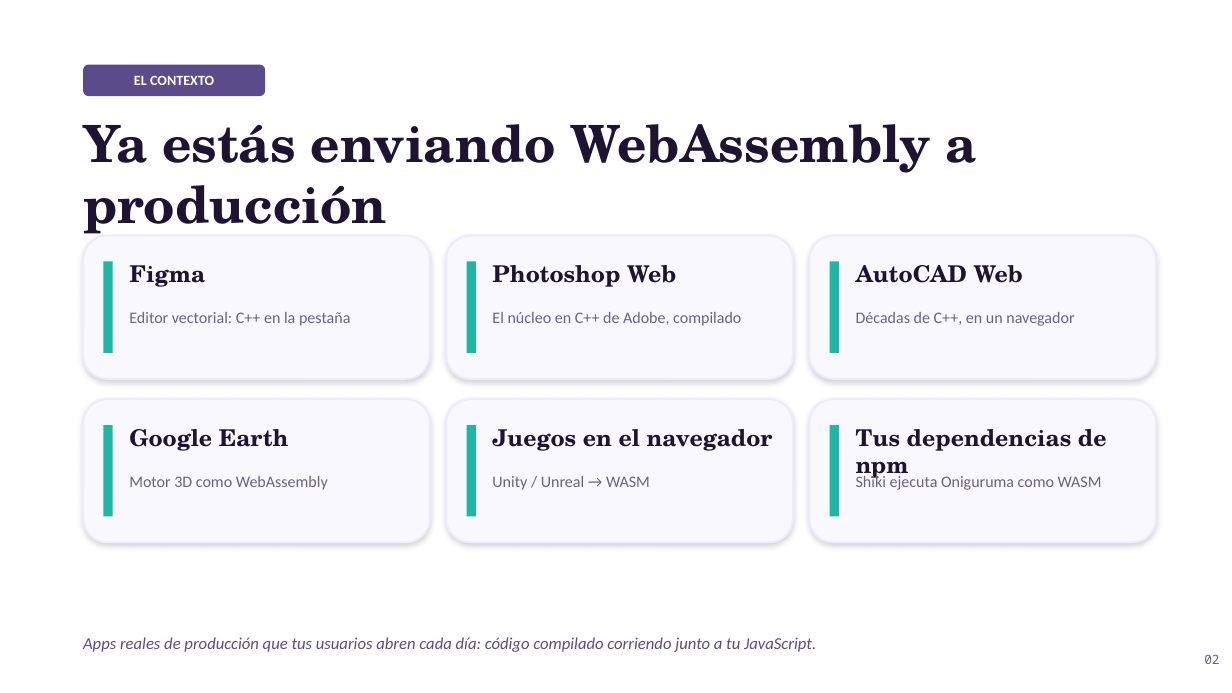
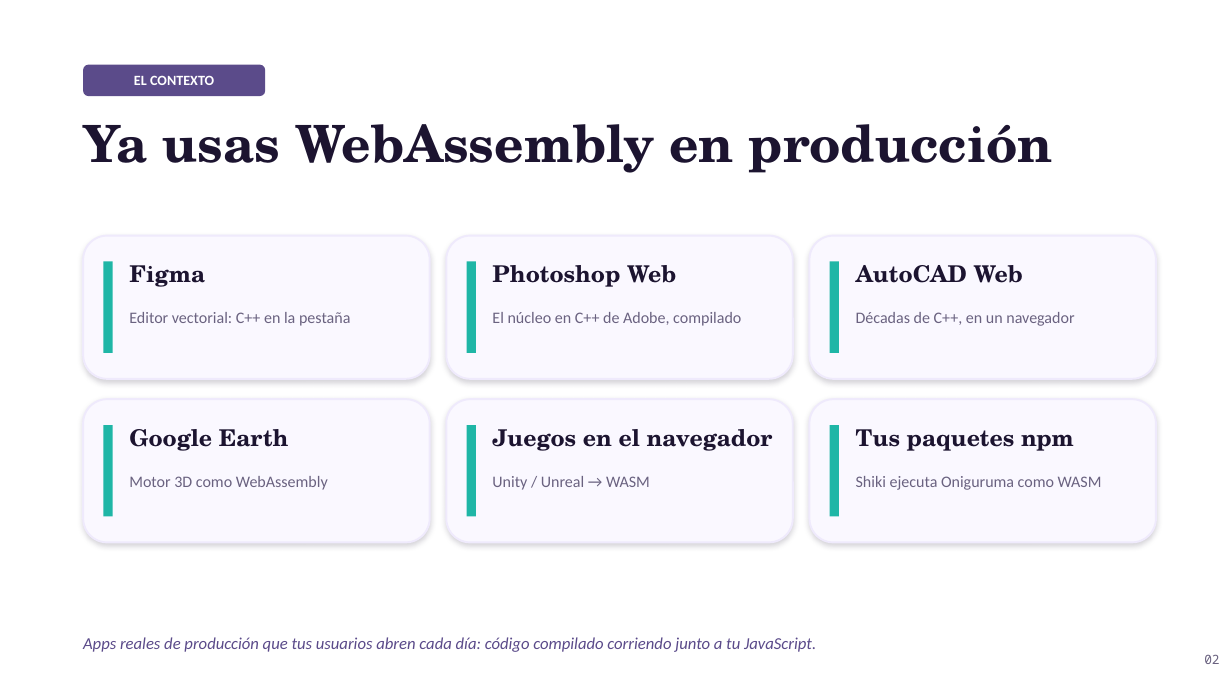
Before and after one commit to kevinwkt/from-cpp-to-the-browser, a slide deck: slide 2 of slides/From-Cpp-to-the-Browser-JSConfMX-2026-ES.pptx. Drawn at 1232x693 pixels with LibreOffice and Linux fonts; fonts in the diff are those of the drawing. Boxes give left, top, right and bottom in pixels: in the first picture for what was removed or moved away, otherwise in the second. Text is boxed around its words. In the diff, an @@ line names an element or a change of style, - is before the commit and + after.

Commit message:
slides: Spanish deck, no overlapping text
Four headings and one gloss shortened where the longer Spanish wrapped
into the line below (slides 2 and 10); every page checked for overlapping
text lines.

```diff
--- a/slides/From-Cpp-to-the-Browser-JSConfMX-2026-ES.pptx
+++ b/slides/From-Cpp-to-the-Browser-JSConfMX-2026-ES.pptx
@@ text at [83, 124, 1053, 173]: text changed @@
-Ya estás enviando WebAssembly a producción
+Ya usas WebAssembly en producción
@@ text at [856, 429, 1074, 451]: text changed @@
-Tus dependencias de npm
+Tus paquetes npm
```
Also in this commit, not shown: 1 other slide changed, 1 other file.
